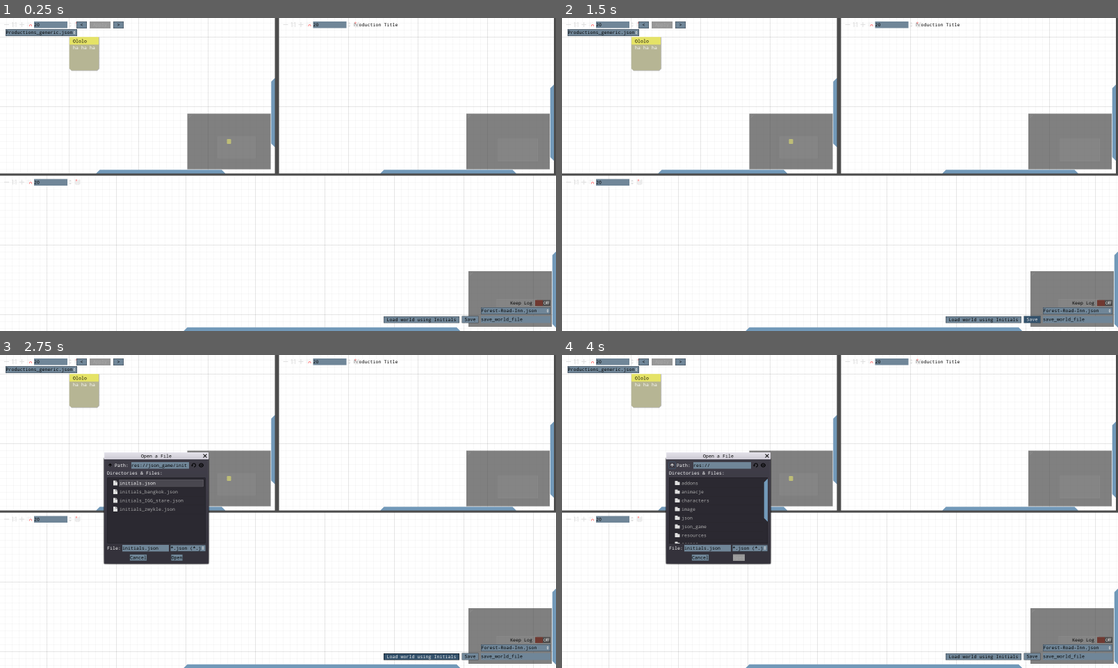
Above: before the commit, frames 1-4 (two rows, left to right).
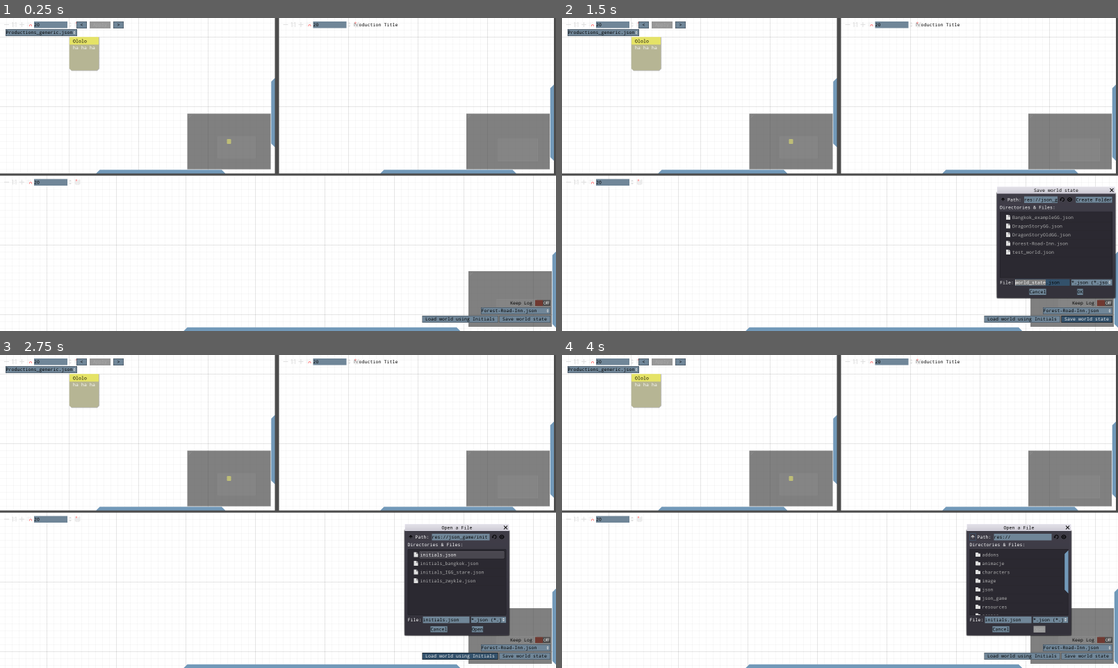
Above: after the commit, the same moments.

Repository: wodzu93/StoryGraphAnimations
Game: Godot game, scene res://main.tscn
Two runs of this game, one before a commit and one after it. Both use one fixed random seed, a clock stepped at 60 frames per second and the inputs below.
Inputs (mouse positions are in pixels of both pictures, inside the frame that each line leads up to; where the layout moved, square brackets give the same spot in the first picture):
- Up to frame 1 (0.25 s): no input
- Up to frame 2 (1.5 s): click (840, 96) at 0.52 s; type "Alex" at 0.6 s; click "Save" (after the commit: "Save world state") at 1.25 s
- Up to frame 3 (2.75 s): click "Load world using Initials" at 2 s
- Up to frame 4 (4 s): click (973, 536) [673, 464] at 2.75 s; click (973, 536) [673, 464] at 3.5 s

The runs differ from the first frame. In frame 1, 0.4% of the frame differs, in the area x 69-99%, y 95-98%; in frame 2, 8.1%; in frame 3, 14%, in the area x 18-99%, y 31-98%; in frame 4, 14%.

Commit message:
added save by File dialog

Diff:
--- a/source/main.gd
+++ b/source/main.gd
@@ -88,7 +88,6 @@
 
 func _on_world_selector_item_selected(id):
 	Globals.last_world_file = world_selector.files[id]
-	$GUI/Control/world_selector/LineEdit.text = Globals.last_world_file
 	load_world()
 	Globals.save_last_open_files()
 
@@ -123,10 +122,6 @@
 				clear_graph(vertex_view_handle)
 				game_graph.current_graph.visible = false
 
-func _on_save_world_pressed():
-	game_graph.world.save_JSON(world_selector.rootPath +'/'+ $GUI/Control/world_selector/LineEdit.text)
-	world_selector.update_list()
-
 func _on_apply_pressed():
 	game_graph.apply_production(production_viewer.current)
 	game_graph.world.save_JSON(world_selector.rootPath +'/test_world.json')
@@ -141,8 +136,14 @@
 	load_production()
 	game_graph.test_production(production_viewer.current)
 
-func _on_initials_pressed():
-	$load_initials.popup(Rect2(300,300,300,300))
+func _on_load_initials_pressed():
+	var pos = $GUI/Control/load_initials.rect_global_position
+	$load_initials.popup(Rect2(pos - Vector2(50,350),Vector2(300,300)) )
+
+func _on_save_world_pressed():
+	var pos = $GUI/Control/save_world.rect_global_position
+	$save_world.popup(Rect2(pos - Vector2(150,350),Vector2(300,300)) )
+
 
 func _on_load_initials_file_selected(path:String):
 	Globals.last_world_file = path.get_file()
@@ -150,7 +151,13 @@
 	if error != OK:
 		event_log.add_text("Failed loading initials")
 	else:
-		event_log.add_text("Loaded initials.json")
+		event_log.add_text("Loaded initials file: " + path)
 	game_graph.world.save_JSON("res://json_game/world/"+Globals.last_world_file)
 
 	load_world()
+
+func _on_save_world_file_selected(path):
+	game_graph.world.save_JSON(path)
+#	game_graph.world.save_JSON(world_selector.rootPath +'/'+ $GUI/Control/world_selector/LineEdit.text)
+	world_selector.update_list()
+	Globals.event_log.add_text("Saved world file: " + path)
--- a/source/main.tscn
+++ b/source/main.tscn
@@ -298,38 +298,29 @@
 grow_horizontal = 0
 rootPath = "res://json_game/world"
 
-[node name="save_world" type="Button" parent="GUI/Control/world_selector"]
+[node name="save_world" type="Button" parent="GUI/Control"]
 anchor_left = 1.0
 anchor_top = 1.0
 anchor_right = 1.0
 anchor_bottom = 1.0
-margin_left = -254.78
-margin_top = 5.45251
-margin_right = -206.78
-margin_bottom = 25.4525
-text = "Save"
-__meta__ = {
-"_edit_use_anchors_": false
-}
-
-[node name="LineEdit" type="LineEdit" parent="GUI/Control/world_selector"]
+margin_left = -163.0
+margin_top = -44.0
+margin_right = -16.0
+margin_bottom = -24.0
+text = "Save world state"
+__meta__ = {
+"_edit_use_anchors_": false
+}
+
+[node name="load_initials" type="Button" parent="GUI/Control"]
 anchor_left = 1.0
-anchor_right = 1.0
-margin_left = -200.0
-margin_top = 25.0
-margin_right = 1.52588e-05
-margin_bottom = 45.0
-text = "save_world_file"
-
-[node name="initials" type="Button" parent="GUI/Control/world_selector"]
-anchor_left = 1.0
-anchor_top = 1.0
-anchor_right = 1.0
-anchor_bottom = 1.0
-margin_left = -480.0
-margin_top = 6.0
-margin_right = -262.0
-margin_bottom = 25.0
+anchor_top = 1.0
+anchor_right = 1.0
+anchor_bottom = 1.0
+margin_left = -385.0
+margin_top = -43.5366
+margin_right = -167.0
+margin_bottom = -23.5366
 text = "Load world using Initials"
 __meta__ = {
 "_edit_use_anchors_": false
@@ -346,6 +337,20 @@
 current_dir = "res://json_game/initials"
 current_file = "initials.json"
 current_path = "res://json_game/initials/initials.json"
+__meta__ = {
+"_edit_use_anchors_": false
+}
+
+[node name="save_world" type="FileDialog" parent="."]
+margin_right = 332.0
+margin_bottom = 124.0
+theme = ExtResource( 4 )
+window_title = "Save world state"
+resizable = true
+filters = PoolStringArray( "*.json" )
+current_dir = "res://json_game/world"
+current_file = "world_state.json"
+current_path = "res://json_game/world/world_state.json"
 __meta__ = {
 "_edit_use_anchors_": false
 }
@@ -360,6 +365,7 @@
 [connection signal="pressed" from="GUI/Control/next" to="." method="_on_next_pressed"]
 [connection signal="item_selected" from="GUI/Control/actions_selector" to="." method="_on_actions_selector_item_selected"]
 [connection signal="item_selected" from="GUI/Control/world_selector" to="." method="_on_world_selector_item_selected"]
-[connection signal="pressed" from="GUI/Control/world_selector/save_world" to="." method="_on_save_world_pressed"]
-[connection signal="pressed" from="GUI/Control/world_selector/initials" to="." method="_on_initials_pressed"]
+[connection signal="pressed" from="GUI/Control/save_world" to="." method="_on_save_world_pressed"]
+[connection signal="pressed" from="GUI/Control/load_initials" to="." method="_on_load_initials_pressed"]
 [connection signal="file_selected" from="load_initials" to="." method="_on_load_initials_file_selected"]
+[connection signal="file_selected" from="save_world" to="." method="_on_save_world_file_selected"]
